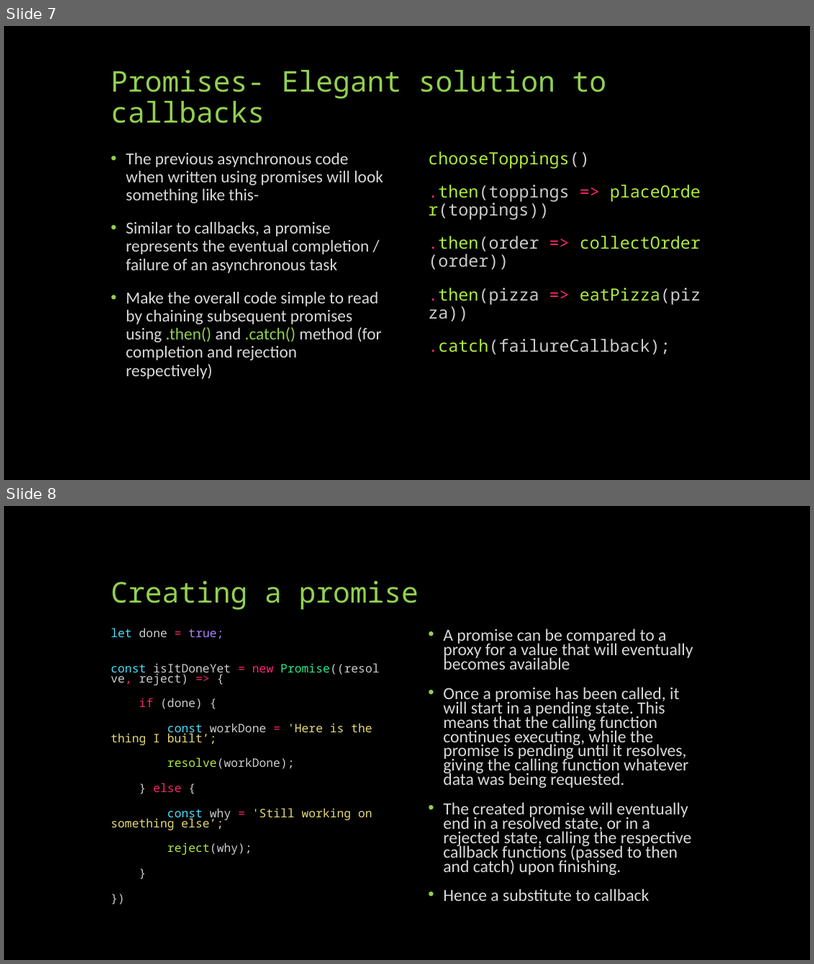
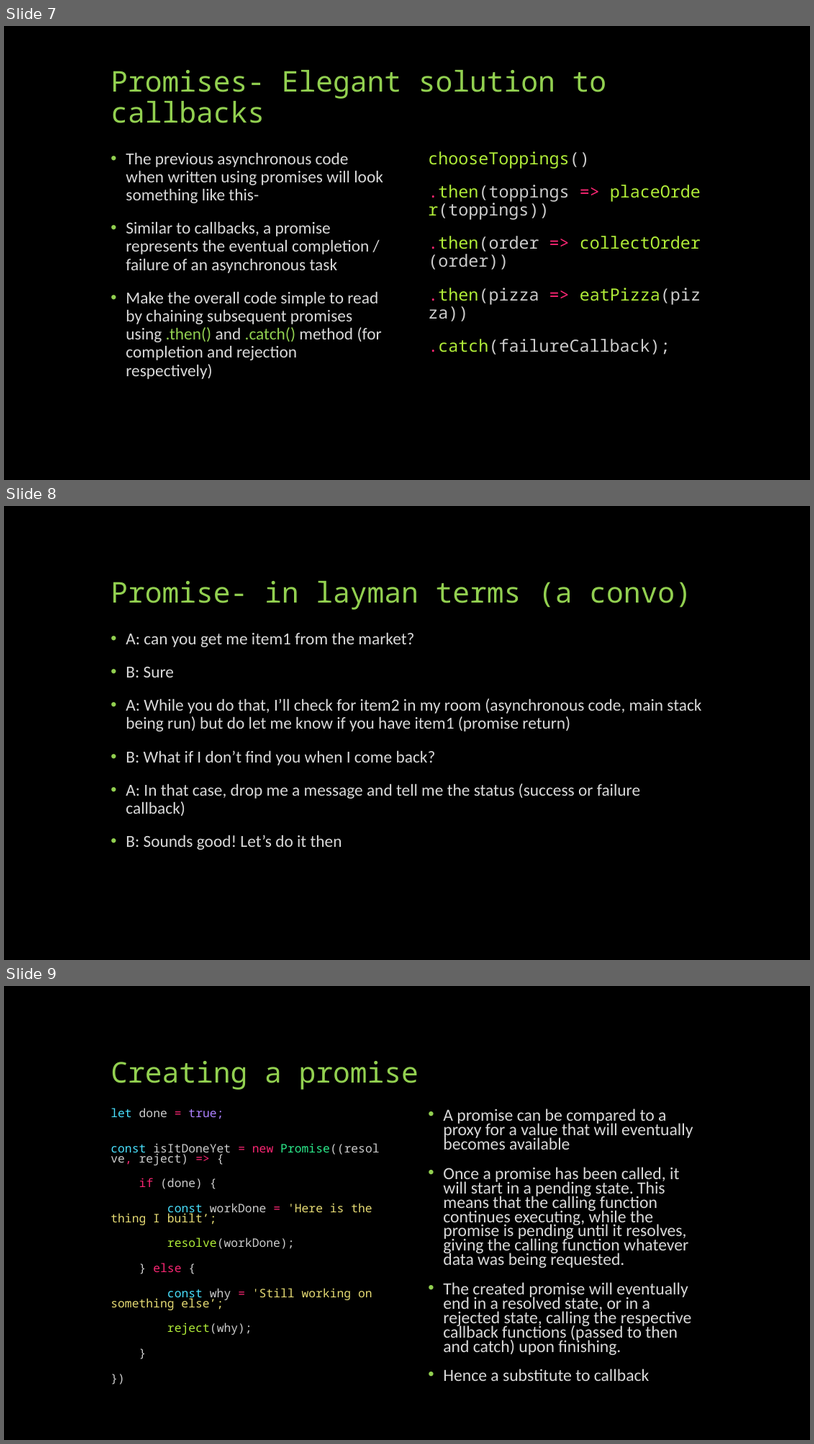
Before and after one commit to sneaky-potato/KOSS-Selection-Tasks, a slide deck: Async Await Promises and Callbacks in JavaScript.pptx. Shown one above the other, each under a label of ours: slides 7 and 8 before the commit, slides 7, 8 and 9 after it. The pictures are 814x964 and 814x1444 pixels, drawn with LibreOffice and Linux fonts; fonts in the diff are those of the drawing. Boxes give left, top, right and bottom in pixels: in the first picture for what was removed or moved away, otherwise in the second. Text is boxed around its words. In the diff, an @@ line names an element or a change of style, - is before the commit and + after.

```diff
--- a/Async Await Promises and Callbacks in JavaScript.pptx
+++ b/Async Await Promises and Callbacks in JavaScript.pptx
@@ slide 8 added at [4, 506, 810, 960], background #000000 @@
@@ title added at [111, 581, 692, 610], 34 pt, text #92D050 @@
+Promise- in layman terms (a convo)
@@ text added at [126, 632, 702, 849], 20 pt, text #D9D9D9 @@
+• A: can you get me item1 from the market?
+• B: Sure
+• A: While you do that, I’ll check for item2 in my room (asynchronous code, main stack being run) but do let me know if you have item1 (promise return)
+• B: What if I don’t find you when I come back?
+• A: In that case, drop me a message and tell me the status (success or failure callback)
+• B: Sounds good! Let’s do it then
@@ what was slide 8 is now slide 9 @@
```
Also in this commit, not shown: 3 slides changed, 4 other slides added, 1 slide removed.
